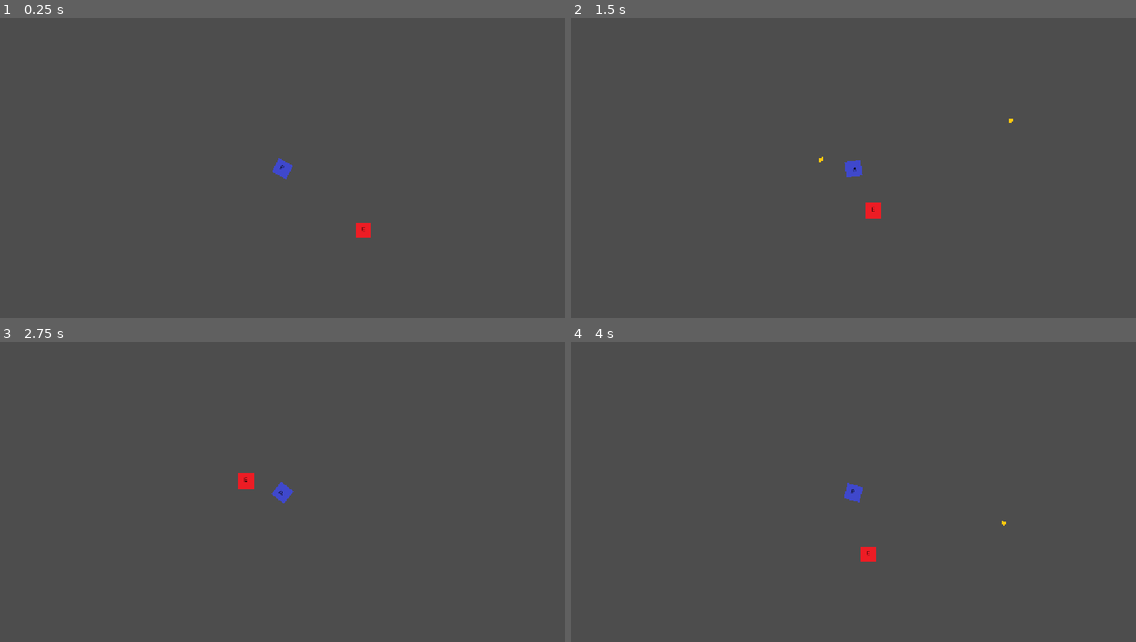
Above: before the commit, frames 1-4 (two rows, left to right).
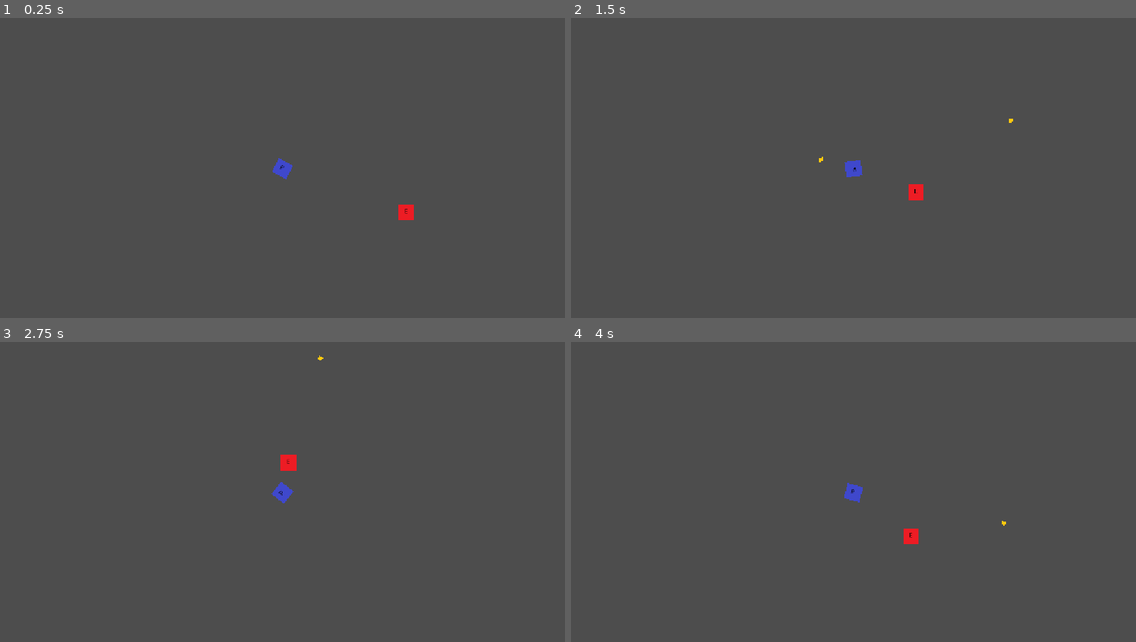
Above: after the commit, the same moments.

Repository: RJField/JazzySnazzy
Game: Godot game, scene res://src/levels/Room.tscn
Same seed, same stepped clock (60 frames per second), same inputs: the game is played once before the commit and once after it.
Inputs (mouse positions are in pixels of both pictures, inside the frame that each line leads up to):
- Up to frame 1 (0.25 s): no input
- Up to frame 2 (1.5 s): move the mouse to (977, 153) at 0.52 s; press the mouse at (977, 153) at 0.53 s; hold D (move_right) 0.53-1.28 s; move the mouse to (740, 186) at 1.27 s; release the mouse at (740, 186) at 1.28 s; hold S (move_down) from 1.28 s (still down); click (740, 186) at 1.35 s
- Up to frame 3 (2.75 s): move the mouse to (339, 423) at 2.02 s; release S (move_down) at 2.03 s; press the mouse at (339, 423) at 2.03 s; hold D (move_right) from 2.03 s (still down)
- Up to frame 4 (4 s): move the mouse to (825, 555) at 2.77 s; release D (move_right) at 2.78 s; release the mouse at (825, 555) at 2.78 s; hold W (move_up) 2.78-3.53 s; click (825, 555) at 2.85 s; move the mouse to (1023, 540) at 3.52 s; press the mouse at (1023, 540) at 3.53 s; hold A (move_left) from 3.53 s (still down)

The runs differ from the first frame. In frame 1, 0.3% of the frame differs, in the area x 63-74%, y 62-74%; in frame 2, 0.3%; in frame 3, 0.3%, in the area x 42-58%, y 4-50%; in frame 4, 0.3%.

Commit message:
Rebuild BaseEnemy in preparation for spawner. Added Enemy defs and target definition.

Diff:
--- a/src/entities/components/HealthComponent.gd
+++ b/src/entities/components/HealthComponent.gd
@@ -6,7 +6,7 @@
 var current_health: float
 
 func _ready() -> void:
-	current_health = max_health
+	reset_health(max_health)
 
 func damage(amount: float) -> void:
 	if current_health <= 0:
@@ -14,3 +14,7 @@
 	current_health -= amount
 	if current_health <= 0:
 		health_depleted.emit()
+
+func reset_health(amount: float) -> void:
+	max_health = amount
+	current_health = max_health
--- a/src/entities/enemies/BaseEnemy.gd
+++ b/src/entities/enemies/BaseEnemy.gd
@@ -1,11 +1,16 @@
 extends CharacterBody2D
+
+signal death_event
 
 @onready var health_component: HealthComponent = $HealthComponent
 
 var speed: float = 20.0
 var _dying: bool = false
+var _def: EnemyData
+var _target: Node2D
 
 func _ready() -> void:
+	_apply_configuration()
 	health_component.health_depleted.connect(_on_death)
 
 func _physics_process(_delta: float) -> void:
@@ -16,4 +21,18 @@
 	if _dying:
 		return
 	_dying = true
+	set_physics_process(false)
+	death_event.emit()
 	queue_free()
+
+func configure(def: EnemyData, target: Node2D) -> void:
+	_def = def
+	_target = target
+
+
+func _apply_configuration() -> void:
+	if _def == null:
+		push_warning("Enemy spawned without a def, using inspector values")
+		return
+	speed = _def.speed
+	health_component.reset_health(_def.max_health)
--- a/src/entities/enemies/EnemyData.gd
+++ b/src/entities/enemies/EnemyData.gd
@@ -1 +1,6 @@
-extends Node
+class_name EnemyData extends Resource
+
+@export var max_health: float = 100.0
+@export var speed: float = 20.0
+@export var display_name: String = "Default Monster"
+@export var scene: PackedScene
--- /dev/null
+++ b/src/entities/enemies/goblin.tres
@@ -0,0 +1,10 @@
+[gd_resource type="Resource" script_class="EnemyData" format=3 uid="uid://gv5xchtq5ofh"]
+
+[ext_resource type="Script" uid="uid://cjdvlx48btii3" path="res://src/entities/enemies/EnemyData.gd" id="1_doyp8"]
+[ext_resource type="PackedScene" uid="uid://cko62wutiaurc" path="res://src/entities/enemies/BaseEnemy.tscn" id="1_hqpy2"]
+
+[resource]
+script = ExtResource("1_doyp8")
+display_name = "Goblin"
+scene = ExtResource("1_hqpy2")
+metadata/_custom_type_script = "uid://cjdvlx48btii3"
--- a/src/levels/Room.tscn
+++ b/src/levels/Room.tscn
@@ -41,4 +41,4 @@
 motion_mode = 1
 
 [node name="BaseEnemy" parent="Entities" unique_id=1478121783 instance=ExtResource("2_vs3x7")]
-position = Vector2(160, 126)
+position = Vector2(247, 89)
